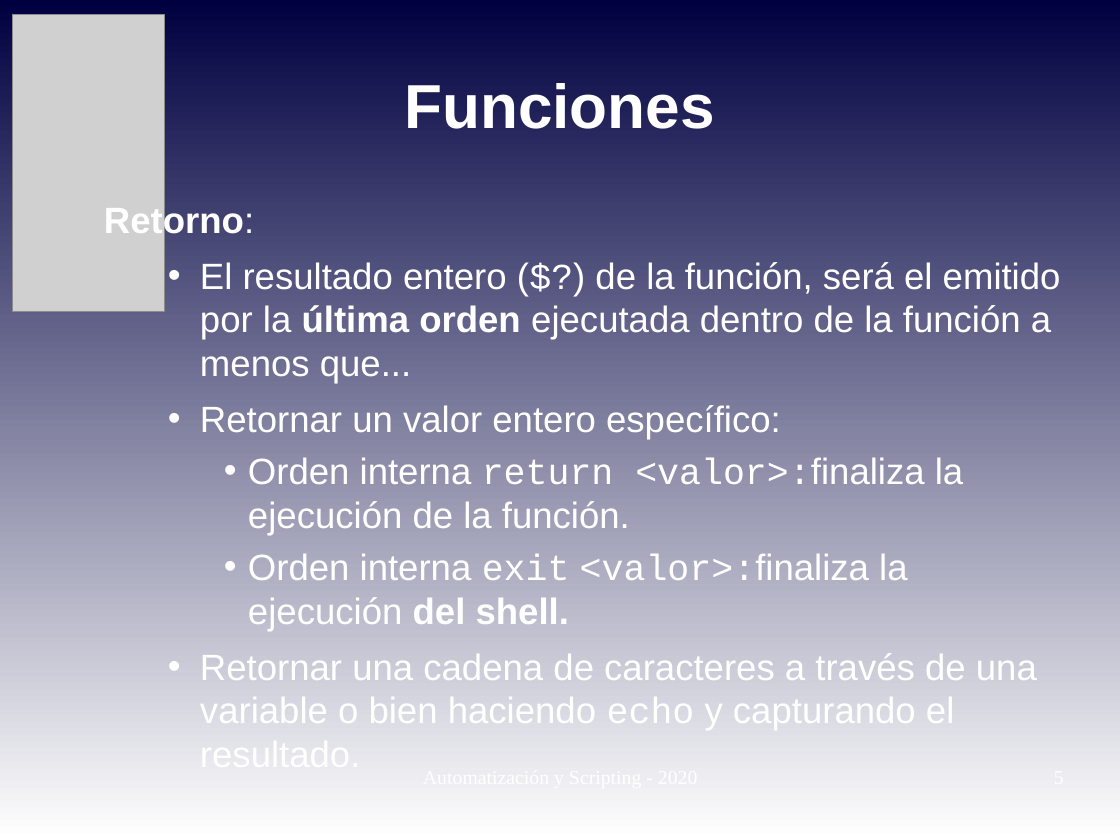
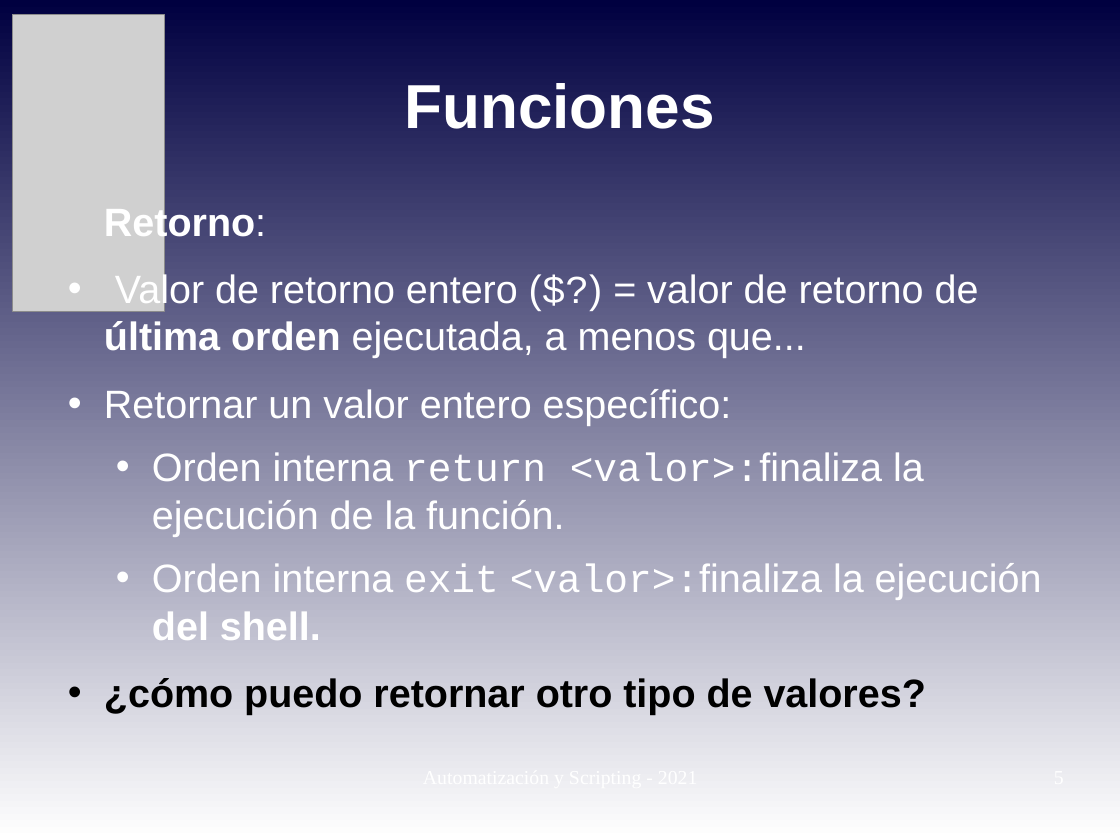
Before and after one commit to niniadcobre/-AutoyScripting, a slide deck: slide 5 of clases/AYS_clase04.odp. Drawn at 1120x840 pixels with LibreOffice and Linux fonts; fonts in the diff are those of the drawing; grey boxes stand for pictures. Boxes give left, top, right and bottom in pixels: in the first picture for what was removed or moved away, otherwise in the second. Text is boxed around its words. In the diff, an @@ line names an element or a change of style, - is before the commit and + after.

```diff
--- a/clases/AYS_clase04.odp
+++ b/clases/AYS_clase04.odp
@@ text at (x1=104, y1=204, x2=1042, y2=640): size 25.9 to 28 pt in "Retorno:", "Retornar un valor entero específico:", "Orden interna return <valor>:finaliza la ejecución de ...", "Orden interna exit <valor>:finaliza la ejecución del ..."; list level 3 to 1 in "Retornar un valor entero específico:"; list level 4 to 2 in "Orden interna return <valor>:finaliza la ..."; list level 4 to 2 in "Orden interna exit <valor>:finaliza la ..." @@
@@ text at (x1=104, y1=272, x2=979, y2=358): text changed; size 25.9 to 28 pt @@
-    • El resultado entero ($?) de la función, será el emitido por la última orden ejecutada dentro de la función a menos que...
+• Valor de retorno entero ($?) = valor de retorno de última orden ejecutada, a menos que...
@@ text at (x1=104, y1=678, x2=926, y2=715): text changed; size 25.9 to 28 pt; text colour #FFFFFF to #000000; bold on @@
-    • Retornar una cadena de caracteres a través de una variable o bien haciendo echo y capturando el resultado.
+• ¿cómo puedo retornar otro tipo de valores?
```
Also in this commit, not shown: 6 other slides changed, 1 slide added, 4 other files.
